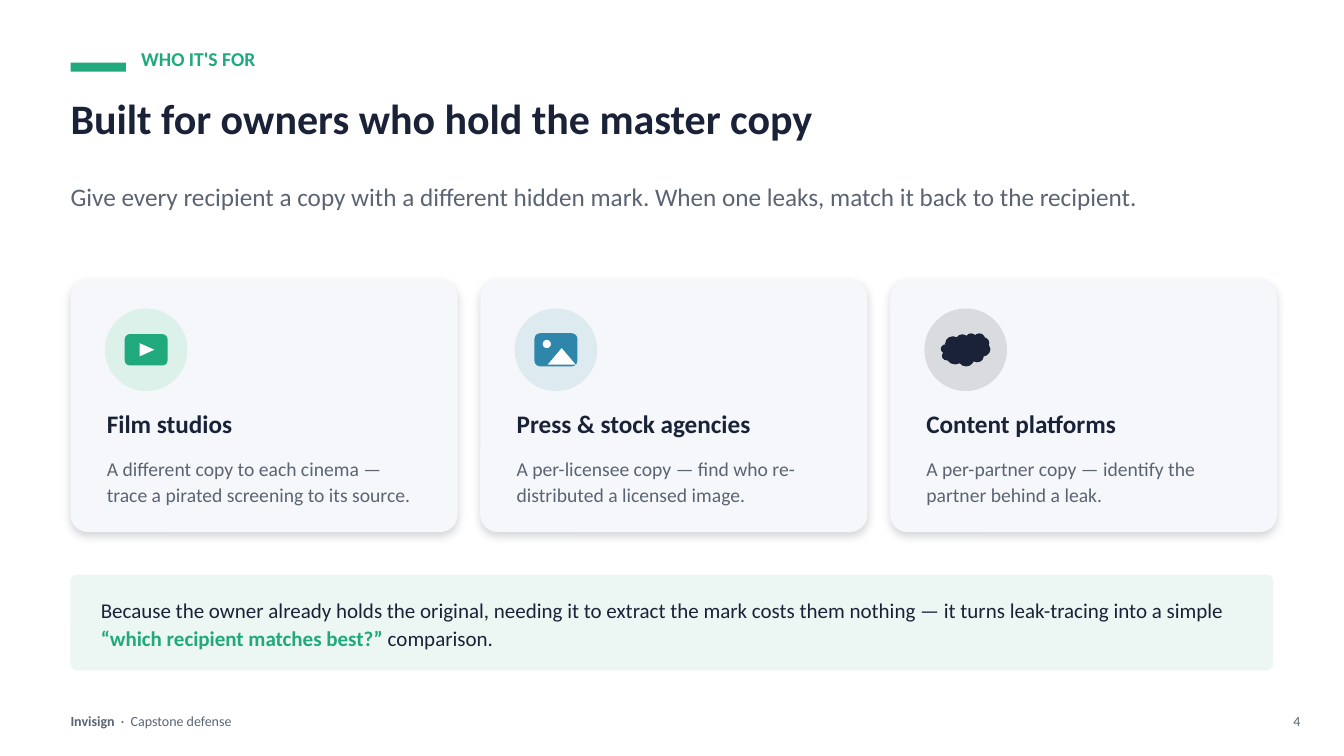
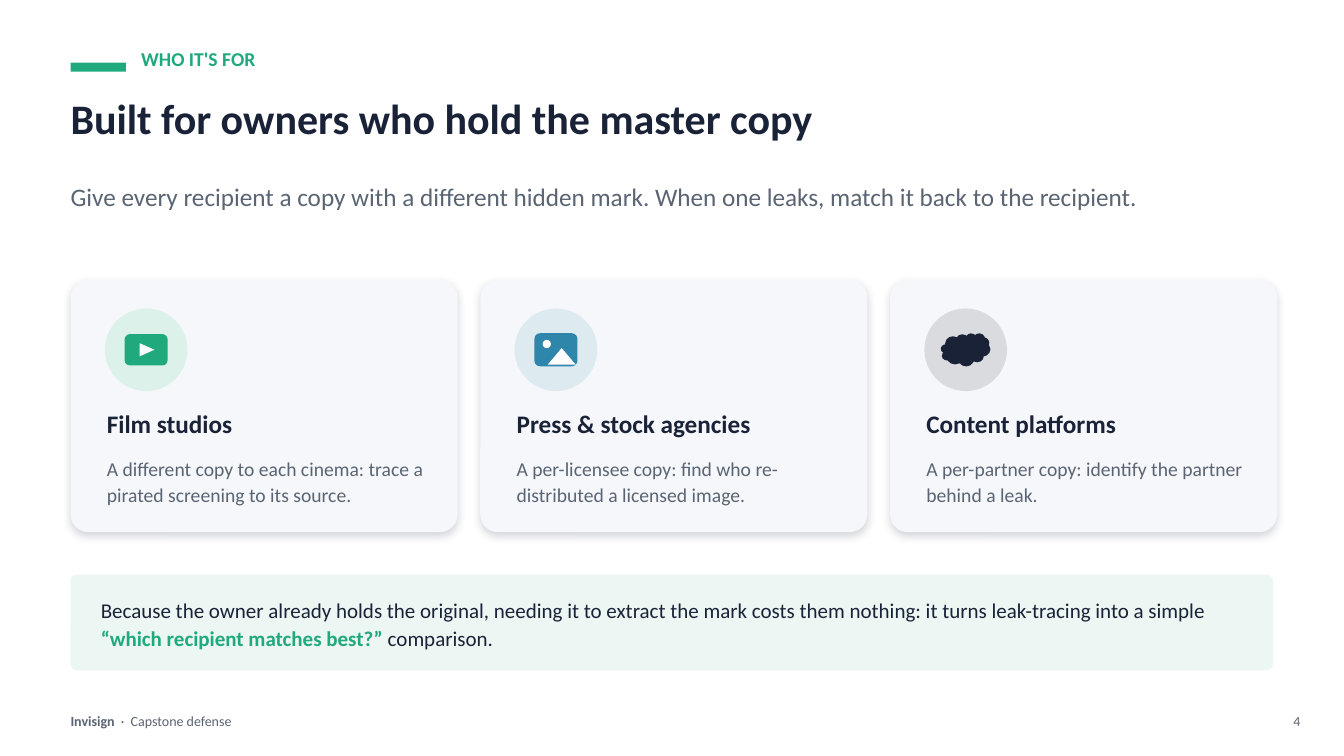
Before and after one commit to fvaldes0109/invisign, a slide deck: slide 4 of Invisign-Defense.pptx. Drawn at 1344x756 pixels with LibreOffice and Linux fonts; fonts in the diff are those of the drawing. Boxes give left, top, right and bottom in pixels: in the first picture for what was removed or moved away, otherwise in the second. Text is boxed around its words. In the diff, an @@ line names an element or a change of style, - is before the commit and + after.

```diff
--- a/Invisign-Defense.pptx
+++ b/Invisign-Defense.pptx
@@ text at [107, 462, 423, 506]: text changed @@
-A different copy to each cinema — trace a pirated screening to its source.
+A different copy to each cinema: trace a pirated screening to its source.
@@ text at [517, 462, 778, 506]: text changed @@
-A per-licensee copy — find who re-distributed a licensed image.
+A per-licensee copy: find who re-distributed a licensed image.
@@ text at [926, 462, 1242, 502]: text changed @@
-A per-partner copy — identify the partner behind a leak.
+A per-partner copy: identify the partner behind a leak.
@@ text at [101, 603, 1204, 650]: text changed @@
-Because the owner already holds the original, needing it to extract the mark costs them nothing — it turns leak-tracing into a simple “which recipient matches best?” comparison.
+Because the owner already holds the original, needing it to extract the mark costs them nothing: it turns leak-tracing into a simple “which recipient matches best?” comparison.
```
Also in this commit, not shown: 11 other slides changed, 4 other files.
